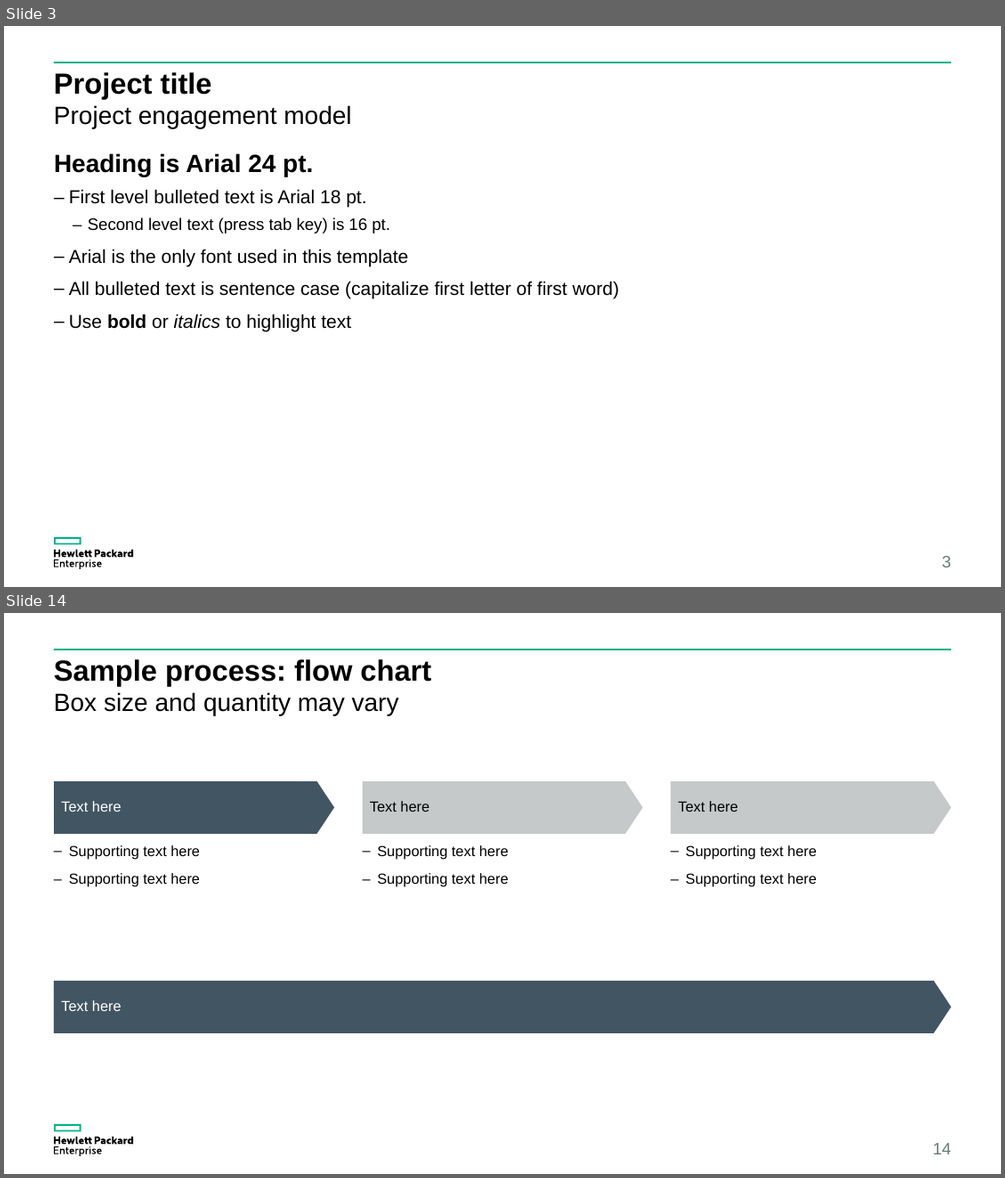
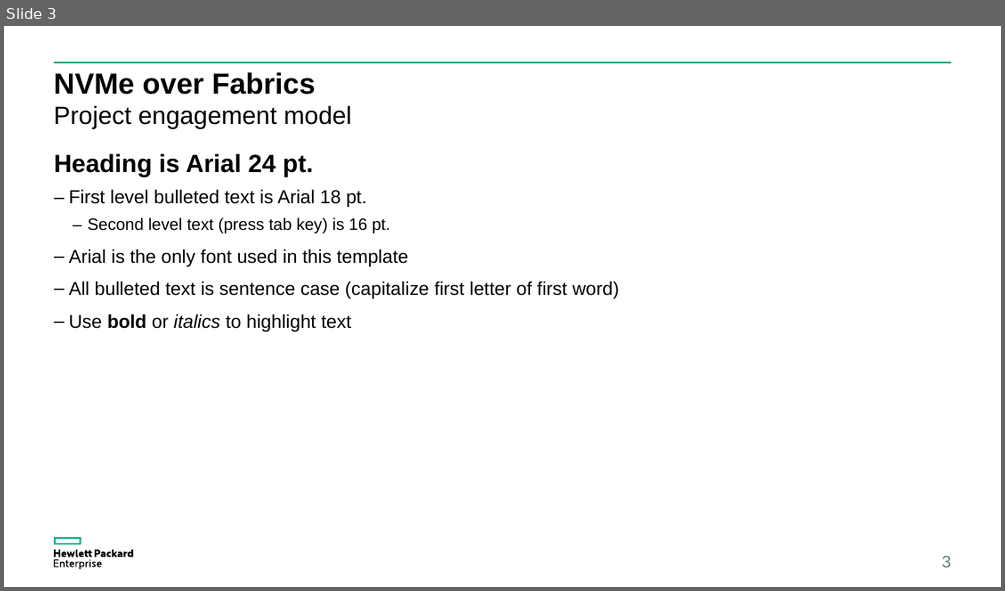
Before and after one commit to coy-humphrey/nvme-hpe, a slide deck: deliverables/HPE Presentation.pptx. Shown one above the other, each under a label of ours: slides 3 and 14 before the commit, slide 3 after it; the slides between them are not shown. The pictures are 1005x1178 and 1005x591 pixels, drawn with LibreOffice and Linux fonts; fonts in the diff are those of the drawing. Boxes give left, top, right and bottom in pixels: in the first picture for what was removed or moved away, otherwise in the second. Text is boxed around its words. In the diff, an @@ line names an element or a change of style, - is before the commit and + after.

```diff
--- a/deliverables/HPE Presentation.pptx
+++ b/deliverables/HPE Presentation.pptx
@@ slide 14 removed at [4, 613, 1001, 1174], background #FFFFFF; not listed: 3 template elements that a slide beside it also shows @@
@@ title removed at [54, 659, 431, 686] @@
-Sample process: flow chart
@@ text removed at [54, 692, 399, 715] @@
-Box size and quantity may vary
@@ pentagon arrow removed at [54, 781, 334, 834] @@
-Text here
@@ pentagon arrow removed at [362, 781, 643, 834] @@
-Text here
@@ pentagon arrow removed at [671, 781, 951, 834] @@
-Text here
@@ text removed at [69, 845, 200, 887] @@
-– Supporting text here
-– Supporting text here
@@ text removed at [377, 845, 509, 887] @@
-– Supporting text here
-– Supporting text here
@@ text removed at [686, 845, 817, 887] @@
-– Supporting text here
-– Supporting text here
@@ pentagon arrow removed at [54, 981, 952, 1033] @@
-Text here
@@ page number removed at [932, 1143, 951, 1154] @@
-14
@@ slide 3 changed as well @@
@@ title at [54, 72, 316, 95]: text changed @@
-Project title
+NVMe over Fabrics
```
Also in this commit, not shown: 4 other slides changed, 5 slides added, 12 other slides removed.
